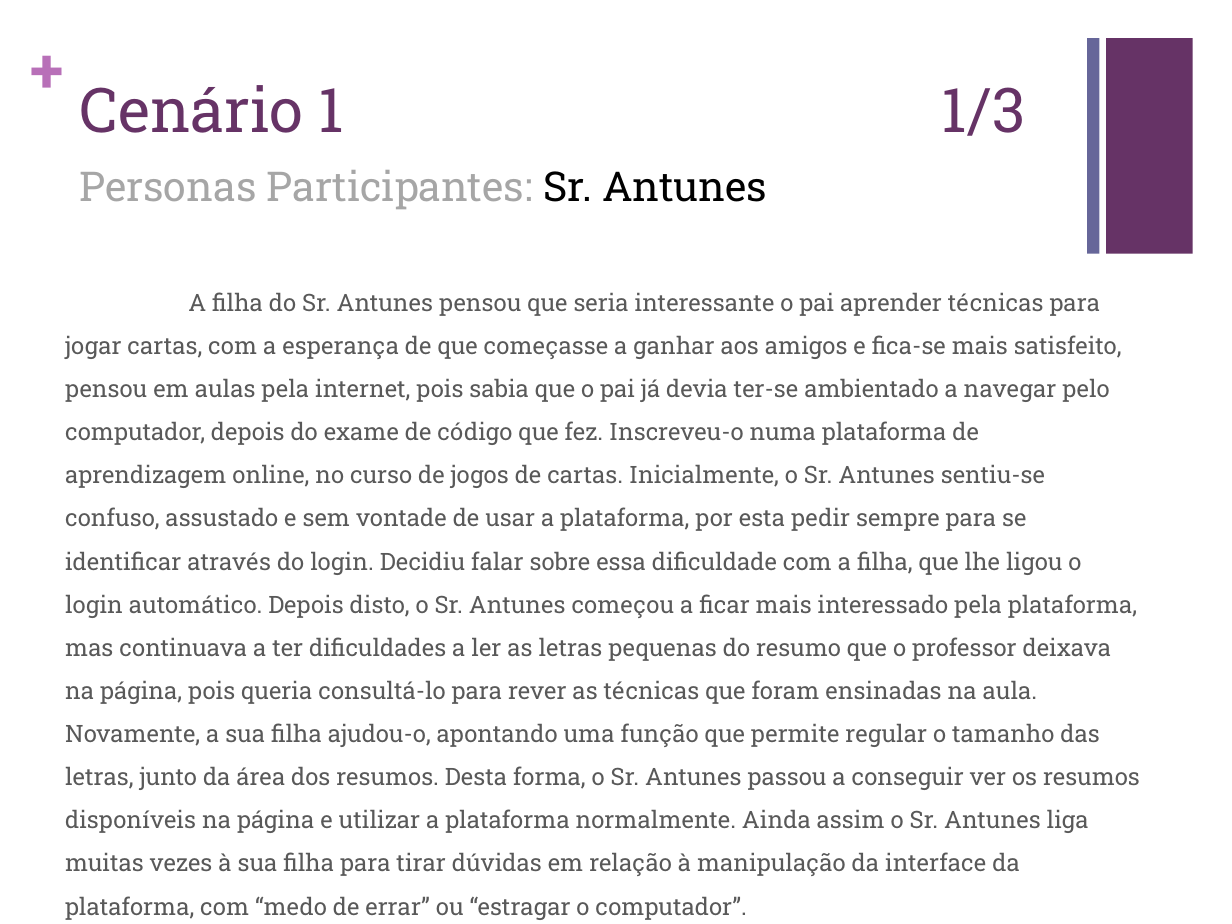
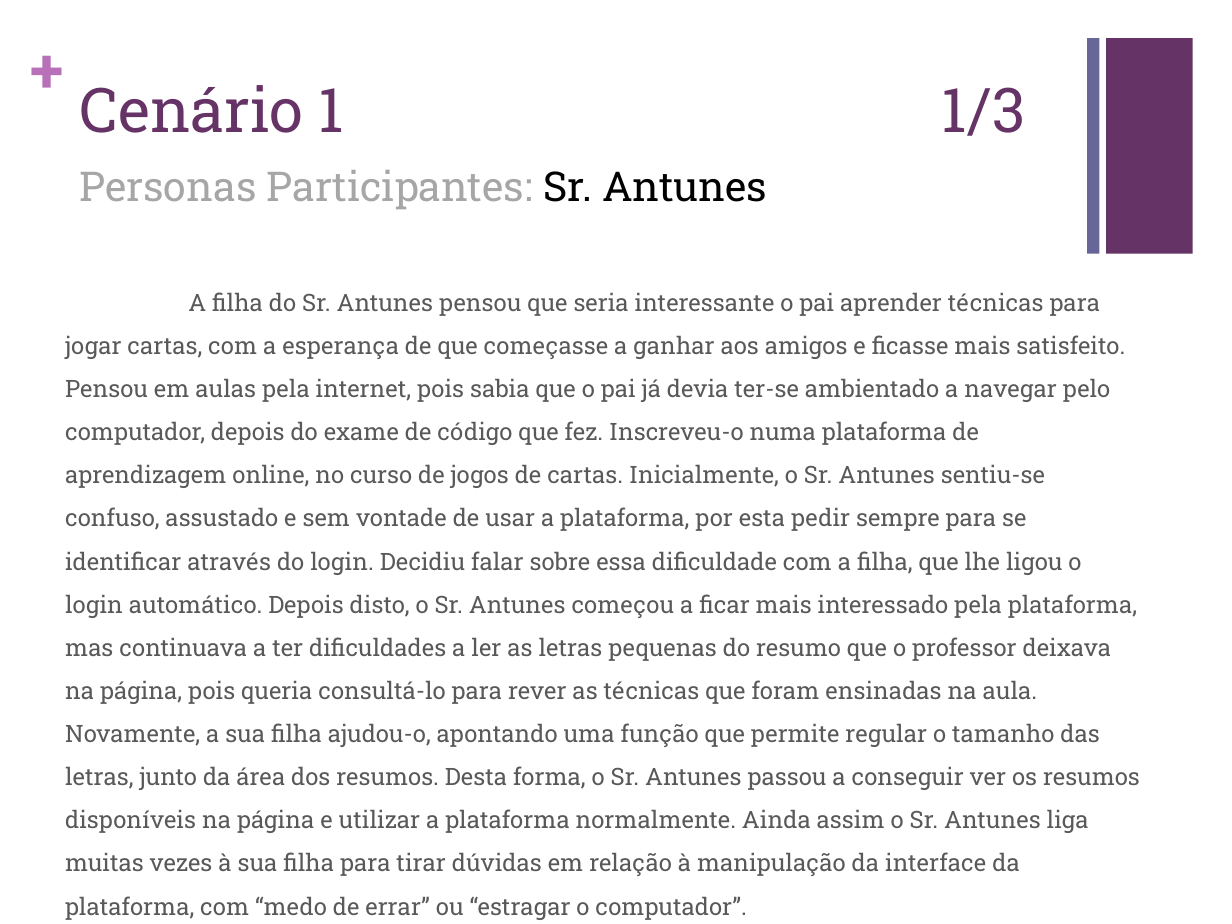
Before and after one commit to carboned4/C_C_U-2015-10, a slide deck: slide 8 of Aula 05/G10 - Apresentacao - Lab05.pptx. Drawn at 1232x924 pixels with LibreOffice and Linux fonts; fonts in the diff are those of the drawing. Boxes give left, top, right and bottom in pixels: in the first picture for what was removed or moved away, otherwise in the second. Text is boxed around its words. In the diff, an @@ line names an element or a change of style, - is before the commit and + after.

```diff
--- a/Aula 05/G10 - Apresentacao - Lab05.pptx
+++ b/Aula 05/G10 - Apresentacao - Lab05.pptx
@@ text at (65,292,1140,876): text changed @@
-A filha do Sr. Antunes pensou que seria interessante o pai aprender técnicas para jogar cartas, com a esperança de que começasse a ganhar aos amigos e fica-se mais satisfeito, pensou em aulas pela internet, pois sabia que o pai já devia ter-se ambientado a navegar pelo computador, depois do exame de código que fez. Inscreveu-o numa plataforma de aprendizagem online, no curso de jogos de cartas. Inicialmente, o Sr. Antunes sentiu-se confuso, assustado e sem vontade de usar a plataforma, por esta pedir sempre para se identificar através do login. Decidiu falar sobre essa dificuldade com a filha, que lhe ligou o login automático. Depois disto, o Sr. Antunes começou a ficar mais interessado pela plataforma, mas continuava a ter dificuldades a ler as letras pequenas do resumo que o professor deixava na página, pois queria consultá-lo para rever as técnicas que foram ensinadas na aula. Novamente, a sua filha ajudou-o, apontando uma função que permite regular o tamanho das letras, junto da área dos resumos. Desta forma, o Sr. Antunes passou a conseguir ver os resumos disponíveis na página e utilizar a plataforma normalmente. Ainda assim o Sr. Antunes liga muitas vezes à sua filha para tirar dúvidas em relação à manipulação da interface da plataforma, com “medo de errar” ou “estragar o computador”.
+A filha do Sr. Antunes pensou que seria interessante o pai aprender técnicas para jogar cartas, com a esperança de que começasse a ganhar aos amigos e ficasse mais satisfeito. Pensou em aulas pela internet, pois sabia que o pai já devia ter-se ambientado a navegar pelo computador, depois do exame de código que fez. Inscreveu-o numa plataforma de aprendizagem online, no curso de jogos de cartas. Inicialmente, o Sr. Antunes sentiu-se confuso, assustado e sem vontade de usar a plataforma, por esta pedir sempre para se identificar através do login. Decidiu falar sobre essa dificuldade com a filha, que lhe ligou o login automático. Depois disto, o Sr. Antunes começou a ficar mais interessado pela plataforma, mas continuava a ter dificuldades a ler as letras pequenas do resumo que o professor deixava na página, pois queria consultá-lo para rever as técnicas que foram ensinadas na aula. Novamente, a sua filha ajudou-o, apontando uma função que permite regular o tamanho das letras, junto da área dos resumos. Desta forma, o Sr. Antunes passou a conseguir ver os resumos disponíveis na página e utilizar a plataforma normalmente. Ainda assim o Sr. Antunes liga muitas vezes à sua filha para tirar dúvidas em relação à manipulação da interface da plataforma, com “medo de errar” ou “estragar o computador”.
```
Also in this commit, not shown: 2 other slides changed.
